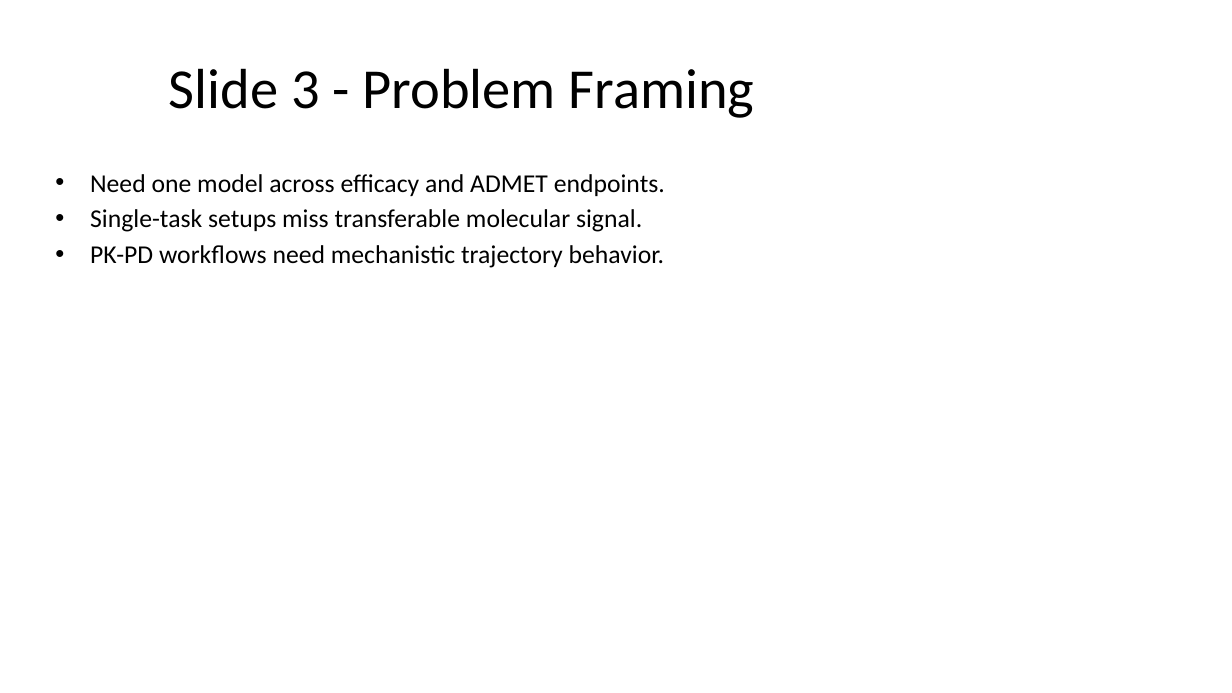
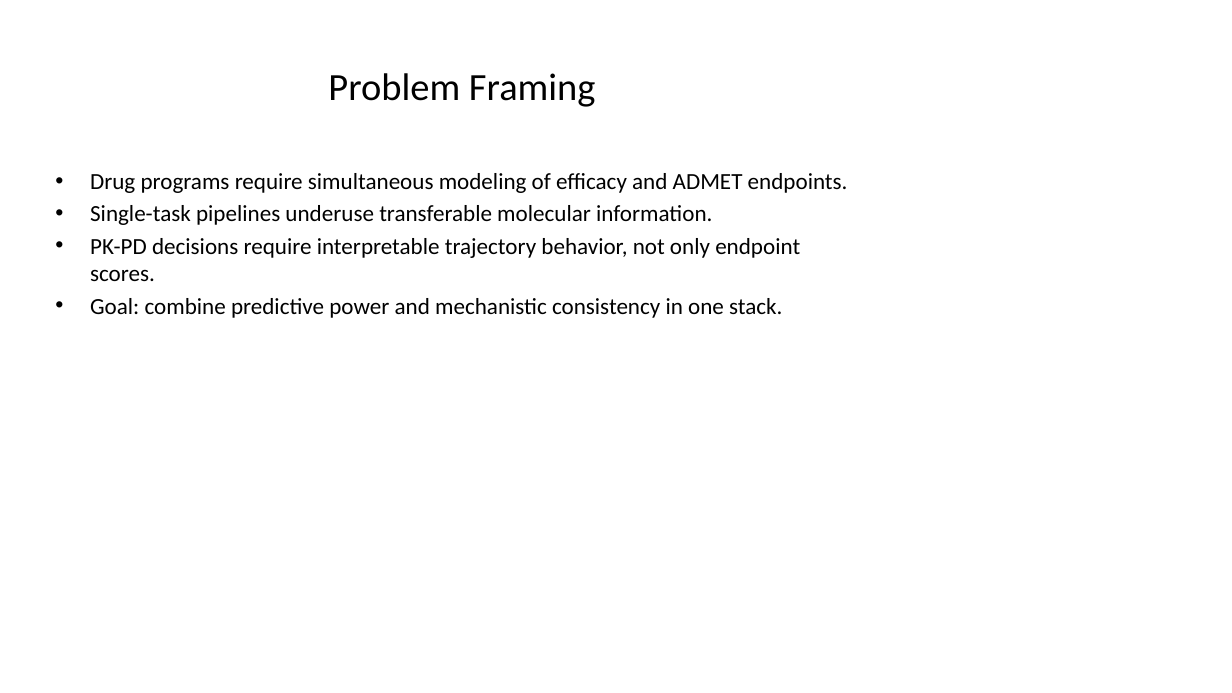
Before and after one commit to Sushree2179/Neural_PK-PD_Modeling_with_ODE, a slide deck: slide 3 of Slides/Phase3B_18Slide_Deck.pptx. Drawn at 1232x693 pixels with LibreOffice and Linux fonts; fonts in the diff are those of the drawing. Boxes give left, top, right and bottom in pixels: in the first picture for what was removed or moved away, otherwise in the second. Text is boxed around its words. In the diff, an @@ line names an element or a change of style, - is before the commit and + after.

```diff
--- a/Slides/Phase3B_18Slide_Deck.pptx
+++ b/Slides/Phase3B_18Slide_Deck.pptx
@@ title at (328,73,596,107): text changed; size 44 to 30 pt @@
-Slide 3 - Problem Framing
+Problem Framing
@@ text at (90,173,848,318): text changed; size 20 to 18 pt @@
-• Need one model across efficacy and ADMET endpoints.
-• Single-task setups miss transferable molecular signal.
-• PK-PD workflows need mechanistic trajectory behavior.
+• Drug programs require simultaneous modeling of efficacy and ADMET endpoints.
+• Single-task pipelines underuse transferable molecular information.
+• PK-PD decisions require interpretable trajectory behavior, not only endpoint scores.
+• Goal: combine predictive power and mechanistic consistency in one stack.
```
Also in this commit, not shown: 17 other slides changed, 5 slides added, 3 other files.
